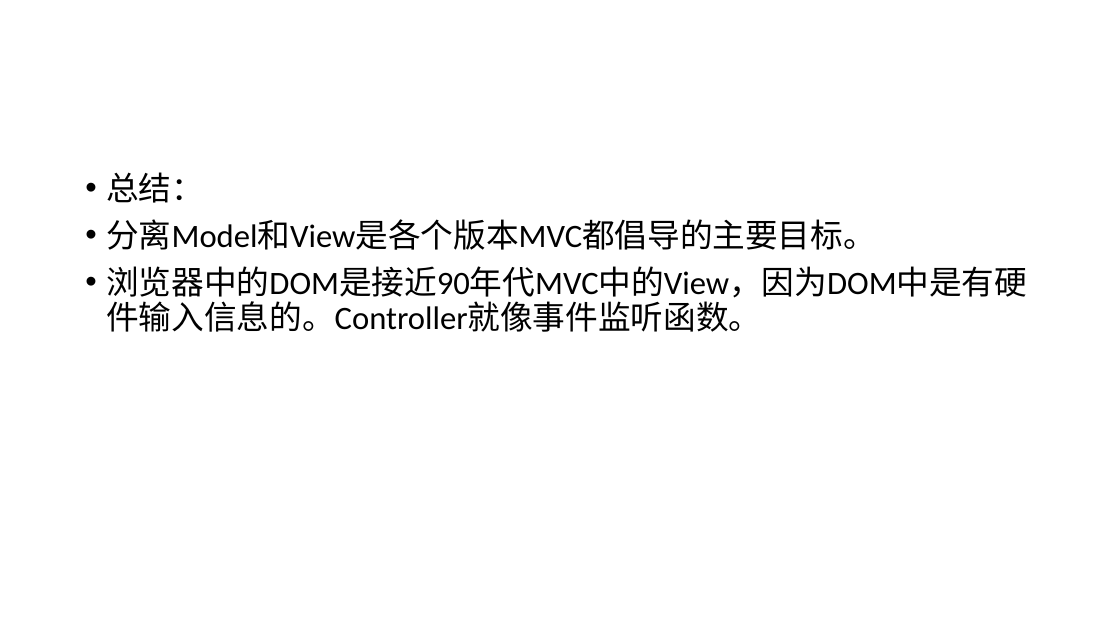
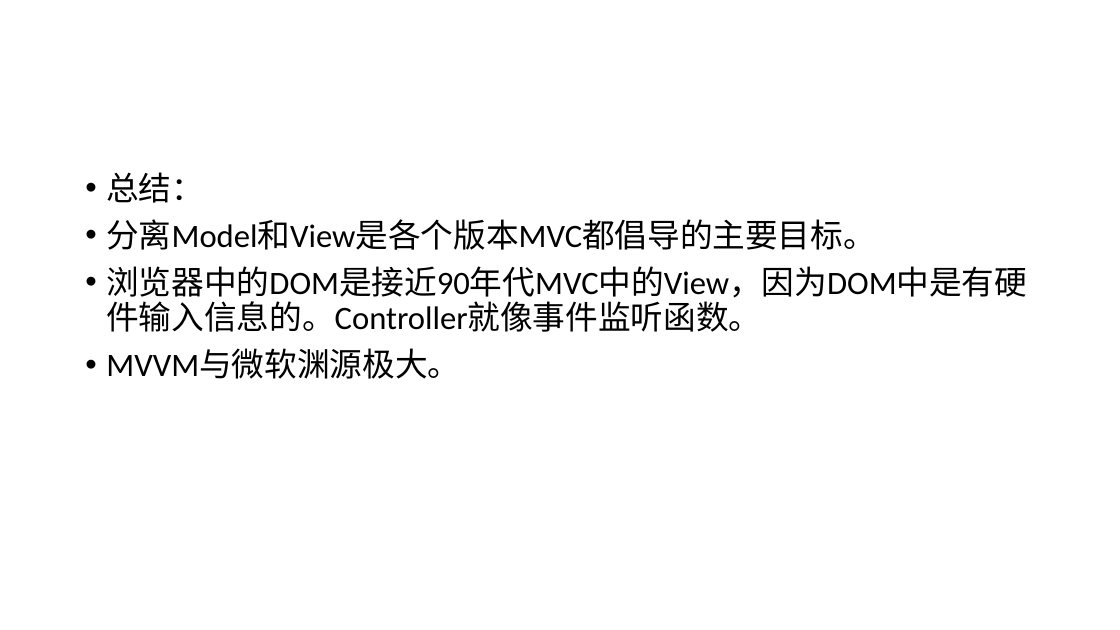
Before and after one commit to rhythm022/2020-learning, a slide deck: slide 7 of 2021-mvc/MVC.pptx. Drawn at 1120x630 pixels with LibreOffice and Linux fonts; fonts in the diff are those of the drawing. Boxes give left, top, right and bottom in pixels: in the first picture for what was removed or moved away, otherwise in the second. Text is boxed around its words. In the diff, an @@ line names an element or a change of style, - is before the commit and + after.

```diff
--- a/2021-mvc/MVC.pptx
+++ b/2021-mvc/MVC.pptx
@@ text at (106,349,460,379): paragraph added @@
+• MVVM与微软渊源极大。
```
Also in this commit, not shown: 2 other slides changed, 5 other files.
